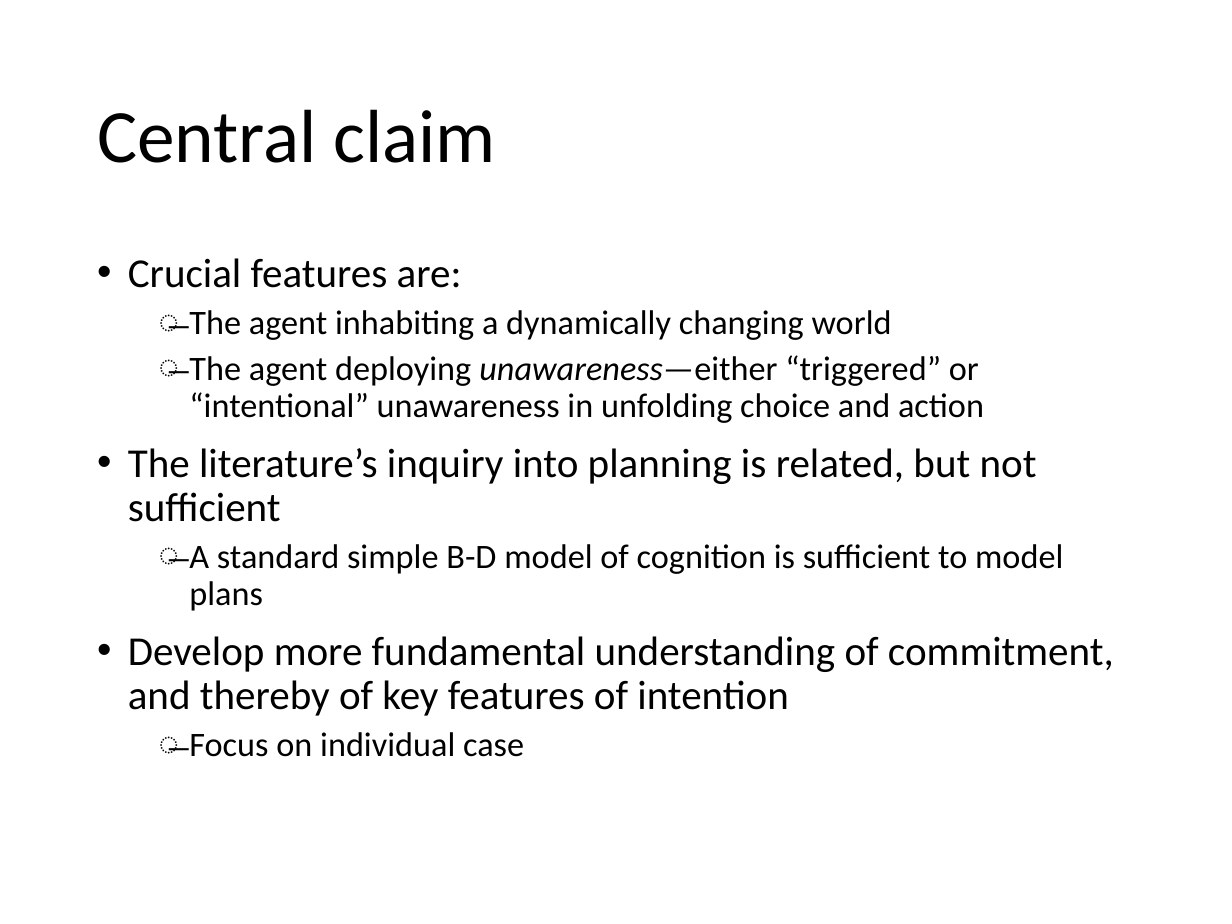
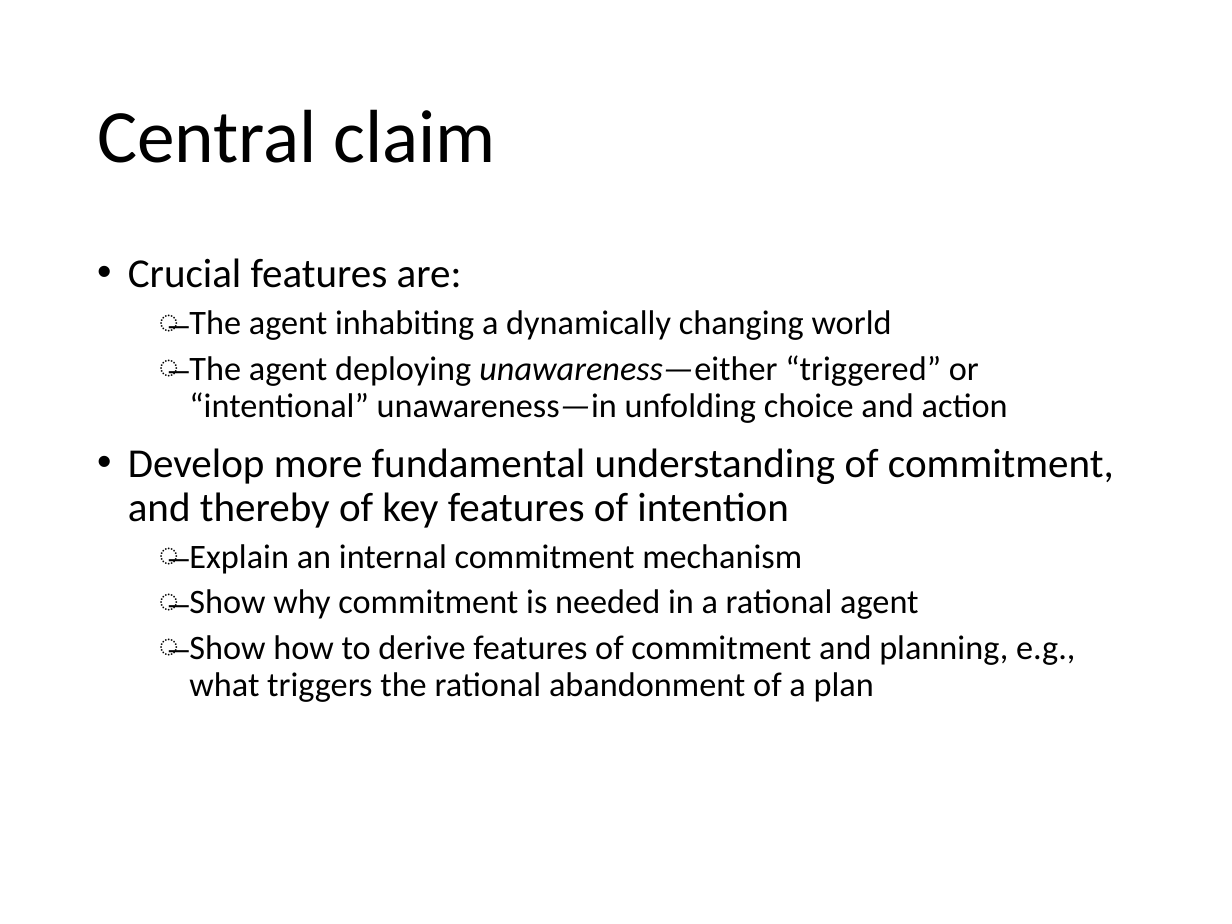
Before and after one commit to mdryall/Epstein-Ryall-Project-1, a slide deck: slide 8 of Preso_Mats/Game theory and intentions for SO2021 2.pptx. Drawn at 1232x924 pixels with LibreOffice and Linux fonts; fonts in the diff are those of the drawing. Boxes give left, top, right and bottom in pixels: in the first picture for what was removed or moved away, otherwise in the second. Text is boxed around its words. In the diff, an @@ line names an element or a change of style, - is before the commit and + after.

```diff
--- a/Preso_Mats/Game theory and intentions for SO2021 2.pptx
+++ b/Preso_Mats/Game theory and intentions for SO2021 2.pptx
@@ text at (x1=189, y1=355, x2=1008, y2=423): text changed @@
-  ̶ The agent deploying unawareness—either “triggered” or “intentional” unawareness in unfolding choice and action
-• The literature’s inquiry into planning is related, but not sufficient
-  ̶ A standard simple B-D model of cognition is sufficient to model plans
+  ̶ The agent deploying unawareness—either “triggered” or “intentional” unawareness—in unfolding choice and action
@@ text at (x1=189, y1=544, x2=1075, y2=702): text changed @@
-  ̶ Focus on individual case
+  ̶ Explain an internal commitment mechanism
+  ̶ Show why commitment is needed in a rational agent
+  ̶ Show how to derive features of commitment and planning, e.g., what triggers the rational abandonment of a plan
```
Also in this commit, not shown: 9 other slides changed, 2 slides removed.
